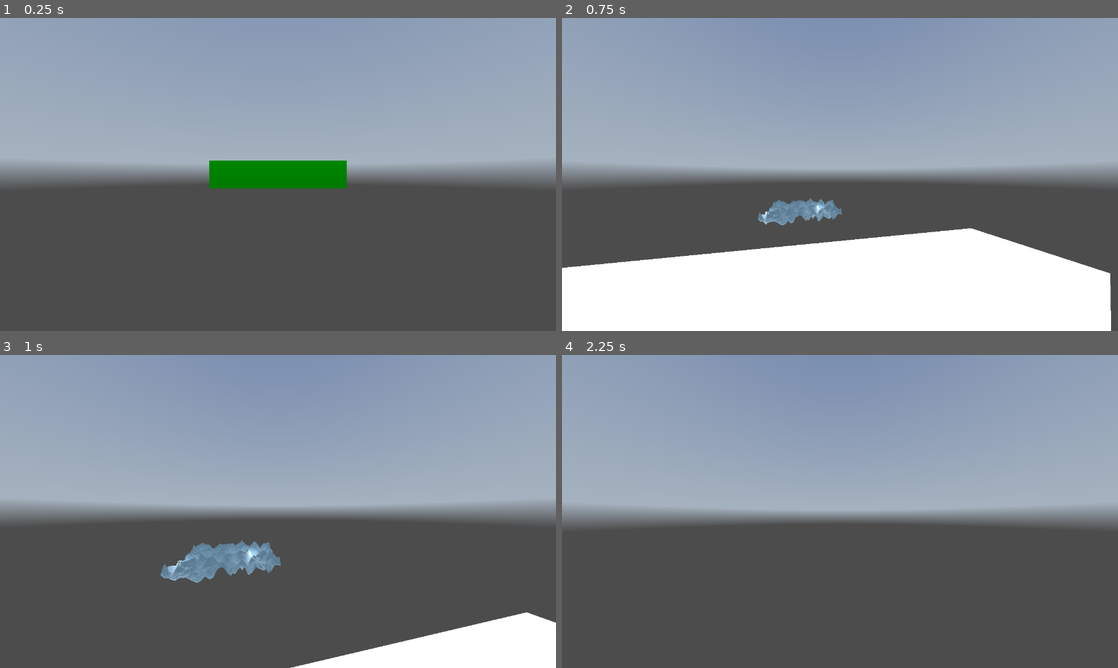
Above: before the commit, frames 1-4 (two rows, left to right).
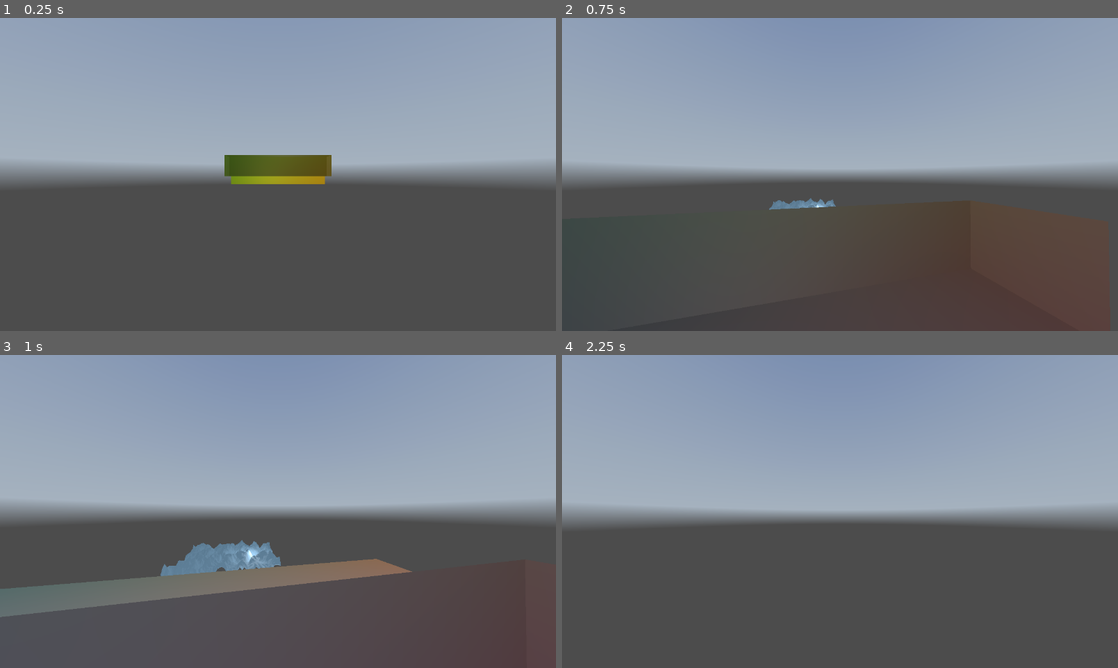
Above: after the commit, the same moments.

Repository: alvaro23LP/visualizador-volumenes
Game: Godot game, scene res://main.tscn
The game is run twice, just before and just after one commit, with the same random seed, the same clock (stepped at 60 frames per second) and the same inputs. A sky picture missing from this copy of the repository is replaced by a grey-blue gradient.
Inputs (mouse positions are in pixels of both pictures, inside the frame that each line leads up to):
- Up to frame 1 (0.25 s): no input
- Up to frame 2 (0.75 s): tap Enter at 0.5 s; move the mouse to (867, 174) at 0.52 s; hold W (move_forward) from 0.53 s (still down); hold 1 (toggle_camera) from 0.53 s (still down)
- Up to frame 3 (1 s): keep holding W (move_forward); keep holding 1 (toggle_camera)
- Up to frame 4 (2.25 s): keep holding W (move_forward); move the mouse to (812, 511) at 1.27 s; release 1 (toggle_camera) at 1.28 s; tap 1 (toggle_camera) at 1.35 s; tap Space (move_up) at 2 s; move the mouse to (851, 505) at 2.02 s; hold 1 (toggle_camera) from 2.03 s (still down)

The runs differ from the first frame. In frame 1, 2.5% of the frame differs, in the area x 37-63%, y 43-55%; in frame 2, 27%, in the area x 0-99%, y 58-100%; in frame 3, 9.8%; in frame 4, nothing differs.

Commit message:
Texture_Catcher para obtener textura intermedia entre shaders

Diff:
--- a/fragmentShader1.gdshader
+++ b/fragmentShader1.gdshader
@@ -1,5 +1,5 @@
 shader_type spatial;
-render_mode unshaded;
+//render_mode unshaded;
 render_mode cull_back;
 
 void fragment() {
@@ -14,5 +14,5 @@
 	vec3 normalized = (camera_pos - min_bound) / (max_bound - min_bound);
 
 	// Guardar las coordenadas en el color
-	ALBEDO = normalized * vec3(0.0, 1.0, 1.0);
+	ALBEDO = normalized;
 }
--- a/fragmentShader2.gdshader
+++ b/fragmentShader2.gdshader
@@ -1,5 +1,5 @@
 shader_type spatial;
-render_mode unshaded;
+//render_mode unshaded;
 render_mode cull_front;
 uniform sampler2D backface_texture;
 
@@ -21,6 +21,6 @@
 
 	// Guardar las coordenadas en el color
 	//ALBEDO = (sampled_rgb- normalized);
-	ALBEDO = texture(backface_texture, SCREEN_UV).rgb;
+	ALBEDO = normalized * vec3(0.5);
 	//ALBEDO = vec3(1.0);
 }
--- a/main.gd
+++ b/main.gd
@@ -3,15 +3,9 @@
 @onready var cam_orbital := $OrbitalCamera/Camera3D
 @onready var cam_fp := $FirstPerson/Camera3D
 
-@onready var viewport := $Node3D/backViewport
-@onready var mesh_final := $cull_back
-
 
 func _ready():
-	var shader_material := mesh_final.get_active_material(0) as ShaderMaterial
-	shader_material.set_shader_parameter("backface_texture", viewport.get_texture())
-	var image: Image = viewport.get_texture().get_image()
-	image.save_png("user://coordenadas_rgb.png")
+
 
 	#var mat = mesh_final.get_active_material(0)
 	#print(mat)
--- a/main.tscn
+++ b/main.tscn
@@ -7,6 +7,7 @@
 [ext_resource type="Shader" path="res://fragmentShader1.gdshader" id="5_3kcsp"]
 [ext_resource type="Shader" path="res://shader1.gdshader" id="5_ns2tm"]
 [ext_resource type="Shader" path="res://fragmentShader2.gdshader" id="7_mwebq"]
+[ext_resource type="PackedScene" uid="uid://dd6edmr60sq1q" path="res://texture_catcher.tscn" id="8_klj8i"]
 
 [sub_resource type="PanoramaSkyMaterial" id="PanoramaSkyMaterial_bbb1s"]
 panorama = ExtResource("2_6nxq5")
@@ -19,8 +20,6 @@
 sky = SubResource("Sky_qd3wd")
 ambient_light_source = 2
 ambient_light_color = Color(1, 1, 1, 1)
-
-[sub_resource type="BoxShape3D" id="BoxShape3D_nkp7i"]
 
 [sub_resource type="FastNoiseLite" id="FastNoiseLite_8u7fn"]
 
@@ -46,14 +45,7 @@
 subdivide_width = 32
 subdivide_depth = 32
 
-[sub_resource type="ShaderMaterial" id="ShaderMaterial_7nf4f"]
-render_priority = 0
-shader = ExtResource("5_3kcsp")
-
-[sub_resource type="BoxMesh" id="BoxMesh_k3ywd"]
-material = SubResource("ShaderMaterial_7nf4f")
-size = Vector3(5, 1, 1)
-subdivide_depth = 5
+[sub_resource type="BoxShape3D" id="BoxShape3D_nkp7i"]
 
 [sub_resource type="ShaderMaterial" id="ShaderMaterial_gf7gt"]
 render_priority = 0
@@ -63,7 +55,17 @@
 material = SubResource("ShaderMaterial_gf7gt")
 size = Vector3(5, 1, 1)
 
+[sub_resource type="ShaderMaterial" id="ShaderMaterial_ja4vh"]
+render_priority = 0
+shader = ExtResource("5_3kcsp")
+
+[sub_resource type="BoxMesh" id="BoxMesh_k3ywd"]
+material = SubResource("ShaderMaterial_ja4vh")
+size = Vector3(5, 1, 1)
+subdivide_depth = 5
+
 [node name="Node3D" type="Node3D"]
+transform = Transform3D(1, 0, 0, 0, 1, 0, 0, 0, 1, 0.0059588, 1.19209e-07, 0.00141454)
 script = ExtResource("1_k14sq")
 
 [node name="WorldEnvironment" type="WorldEnvironment" parent="."]
@@ -74,18 +76,8 @@
 
 [node name="Camera3D" type="Camera3D" parent="OrbitalCamera"]
 
-[node name="FirstPerson" type="CharacterBody3D" parent="."]
-transform = Transform3D(1, 0, 0, 0, 1, 0, 0, 0, 1, 0, 0.273078, 1.95373)
-script = ExtResource("3_y7tog")
-
-[node name="Camera3D" type="Camera3D" parent="FirstPerson"]
-fov = 95.0
-
-[node name="CollisionShape3D" type="CollisionShape3D" parent="FirstPerson"]
-shape = SubResource("BoxShape3D_nkp7i")
-
 [node name="OmniLight3D" type="OmniLight3D" parent="."]
-transform = Transform3D(1, 0, 0, 0, 1, 0, 0, 0, 1, -1.02613, 0.320161, -3.03486)
+transform = Transform3D(1, 0, 0, 0, 1, 0, 0, 0, 1, 0.0644176, 2.33767, 0.603406)
 
 [node name="firstShader" type="MeshInstance3D" parent="."]
 transform = Transform3D(1, 0, 0, 0, 1, 0, 0, 0, 1, 0, 0, -3.47676)
@@ -94,18 +86,26 @@
 [node name="OmniLight3D2" type="OmniLight3D" parent="."]
 transform = Transform3D(1, 0, 0, 0, 1, 0, 0, 0, 1, 0.522067, 0.353244, -3.45091)
 
+[node name="FirstPerson" type="CharacterBody3D" parent="."]
+transform = Transform3D(1, 0, 0, 0, 1, 0, 0, 0, 1, 0, 0.273078, 1.95373)
+script = ExtResource("3_y7tog")
+
+[node name="Camera3D" type="Camera3D" parent="FirstPerson"]
+visible = false
+fov = 95.0
+
+[node name="CollisionShape3D" type="CollisionShape3D" parent="FirstPerson"]
+visible = false
+shape = SubResource("BoxShape3D_nkp7i")
+
+[node name="cull_front" type="MeshInstance3D" parent="."]
+transform = Transform3D(1, 0, 0, 0, 1, 0, 0, 0, 1, -0.0059588, 0.409267, -0.00141454)
+mesh = SubResource("BoxMesh_2fuyy")
+
 [node name="cull_back" type="MeshInstance3D" parent="."]
-transform = Transform3D(1, 0, 0, 0, 1, 0, 0, 0, 1, 0, 0, 2.09196)
+transform = Transform3D(1, 0, 0, 0, 1, 0, 0, 0, 1, -0.0059588, -1.19209e-07, -1.32234)
 mesh = SubResource("BoxMesh_k3ywd")
 
-[node name="Node3D" type="Node3D" parent="."]
-
-[node name="backViewport" type="SubViewport" parent="Node3D"]
-disable_3d = true
-transparent_bg = true
-size = Vector2i(1280, 720)
-render_target_update_mode = 4
-
-[node name="cull_front" type="MeshInstance3D" parent="Node3D/backViewport"]
-mesh = SubResource("BoxMesh_2fuyy")
-skeleton = NodePath("../../..")
+[node name="textureCatcher" parent="." node_paths=PackedStringArray("mesh_to_snap") instance=ExtResource("8_klj8i")]
+transform = Transform3D(1, 0, 0, 0, 1, 0, 0, 0, 1, 1.82675, -0.0203072, 5.52216)
+mesh_to_snap = NodePath("../cull_back")
--- /dev/null
+++ b/texture_catcher.gd
@@ -0,0 +1,16 @@
+extends Node3D
+
+
+
+@export var mesh_to_snap: MeshInstance3D
+@export var snap_name: String
+
+func _ready():
+	var sub_viewport = $SubViewport
+	var mesh = $SubViewport/Node3D/MeshInstance3D
+
+	mesh.mesh = mesh_to_snap
+	await  get_tree().create_timer(0.5).timeout
+	var img = sub_viewport.get_viewport().get_texture().get_image()
+	var image_path = "images/%s.png" % snap_name
+	img.save_png(image_path)
--- /dev/null
+++ b/texture_catcher.tscn
@@ -0,0 +1,32 @@
+[gd_scene load_steps=3 format=3 uid="uid://dd6edmr60sq1q"]
+
+[ext_resource type="Script" path="res://texture_catcher.gd" id="1_1005c"]
+
+[sub_resource type="ViewportTexture" id="ViewportTexture_qcsa2"]
+viewport_path = NodePath("textureCatcher/SubViewport")
+
+[node name="textureCatcher" type="Node3D" node_paths=PackedStringArray("mesh_to_snap")]
+transform = Transform3D(1, 0, 0, 0, 1, 0, 0, 0, 1, -0.0059588, -1.19209e-07, -0.00141454)
+script = ExtResource("1_1005c")
+mesh_to_snap = NodePath("SubViewport/Node3D/MeshInstance3D")
+snap_name = "cull_back"
+
+[node name="Sprite2D" type="Sprite2D" parent="."]
+position = Vector2(-640, 354)
+texture = SubResource("ViewportTexture_qcsa2")
+
+[node name="SubViewport" type="SubViewport" parent="."]
+transparent_bg = true
+size = Vector2i(1280, 720)
+render_target_update_mode = 4
+
+[node name="Node3D" type="Node3D" parent="SubViewport"]
+
+[node name="MeshInstance3D" type="MeshInstance3D" parent="SubViewport/Node3D"]
+transform = Transform3D(1, 0, 0, 0, 1, 0, 0, 0, 1, 0.0422192, 0.0286678, -0.0696564)
+
+[node name="Camera3D" type="Camera3D" parent="SubViewport/Node3D"]
+transform = Transform3D(0.99916, 0, -0.0409688, 0, 1, 0, 0.0409688, 0, 0.99916, 1.39671, 1.03008, 6.38313)
+
+[node name="OmniLight3D" type="OmniLight3D" parent="SubViewport/Node3D"]
+transform = Transform3D(1, 0, 0, 0, 1, 0, 0, 0, 1, -0.590838, -0.248295, 0.93521)
Binary file added: images/cull_back.png
Not shown, added: images/cull_back.png.import
Not shown: 1 places in main.tscn that only renumber resources
